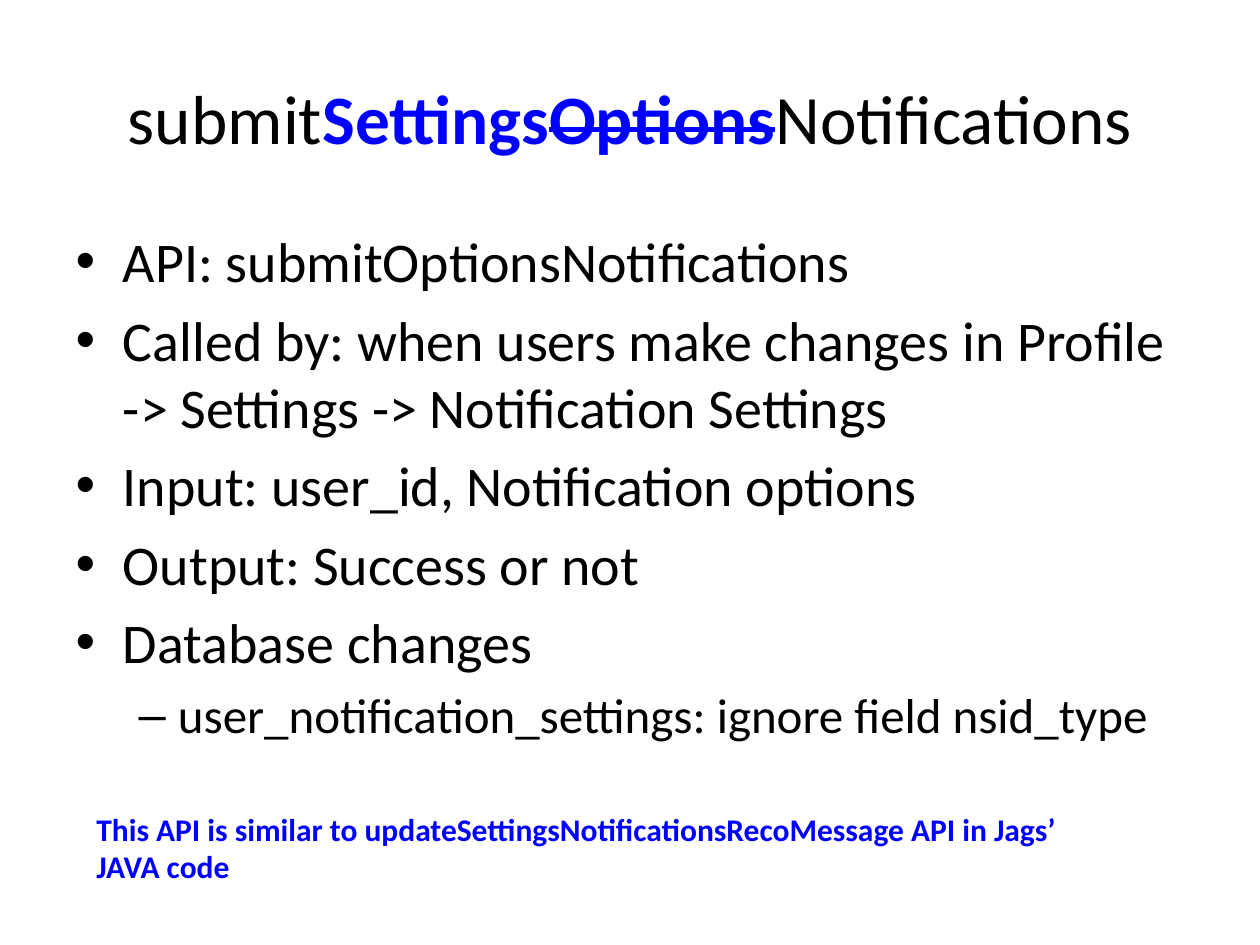
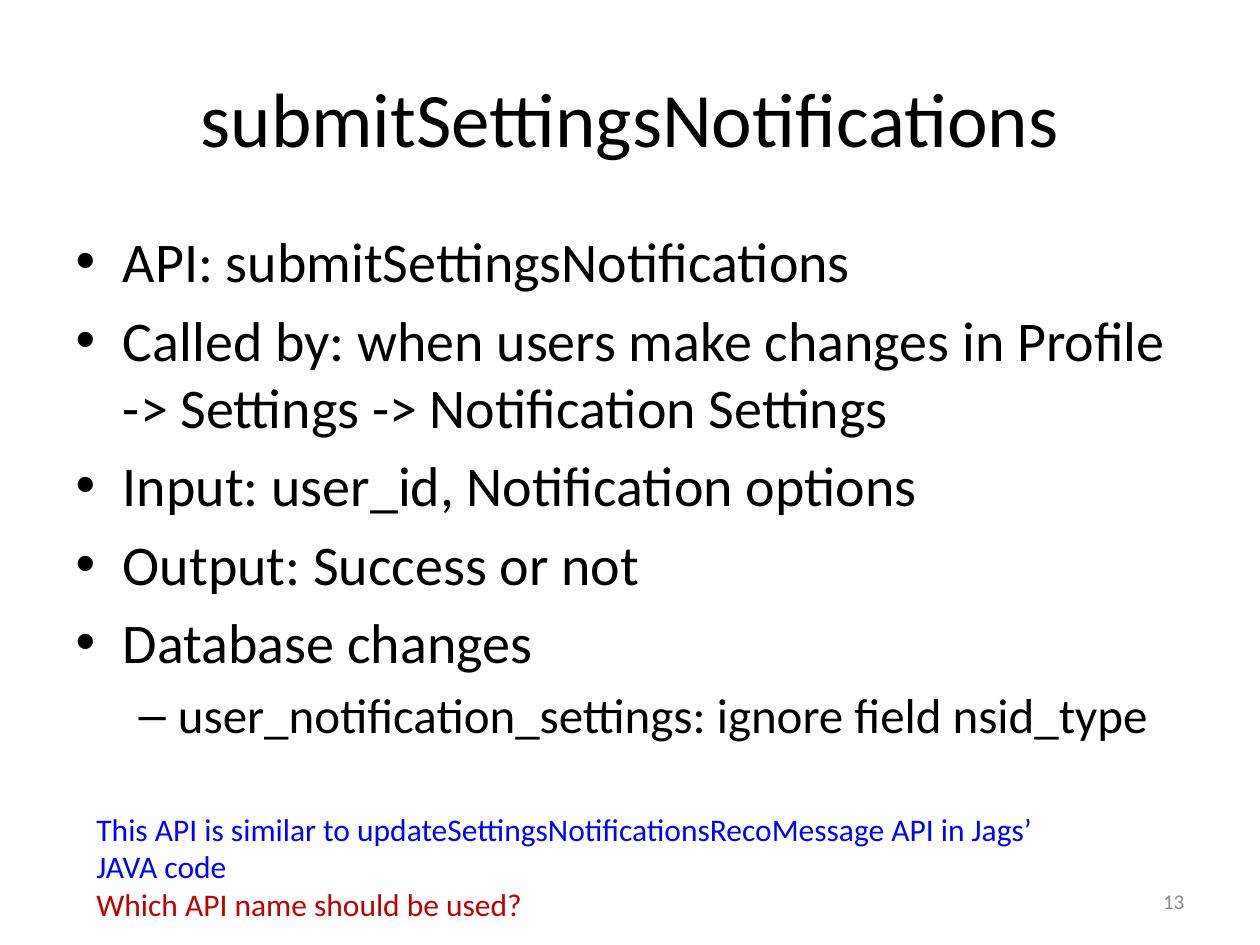
Before and after one commit to catalonia/mob, a slide deck: slide 13 of ws/WS Design Docs/API_Listing.pptx (slide 15 before the commit). Drawn at 1260x945 pixels with LibreOffice and Linux fonts; fonts in the diff are those of the drawing. Boxes give left, top, right and bottom in pixels: in the first picture for what was removed or moved away, otherwise in the second. Text is boxed around its words. In the diff, an @@ line names an element or a change of style, - is before the commit and + after.

```diff
--- a/ws/WS Design Docs/API_Listing.pptx
+++ b/ws/WS Design Docs/API_Listing.pptx
@@ title at (201,93,1059,161): text changed; size 39.6 to 44 pt @@
-submitSettingsOptionsNotifications
+submitSettingsNotifications
@@ text at (123,243,850,292): text changed @@
-• API: submitOptionsNotifications
+• API: submitSettingsNotifications
@@ text at (96,819,1032,879): bold off in "This API is similar to updateSettingsNotificationsRecoMessag ..." @@
@@ text at (96,894,522,917): paragraph added @@
+Which API name should be used?
@@ page number added at (1163,895,1184,909), 12 pt, text #8C8C8C @@
+13
```
Also in this commit, not shown: 29 other slides changed, 7 slides added, 2 slides removed.
